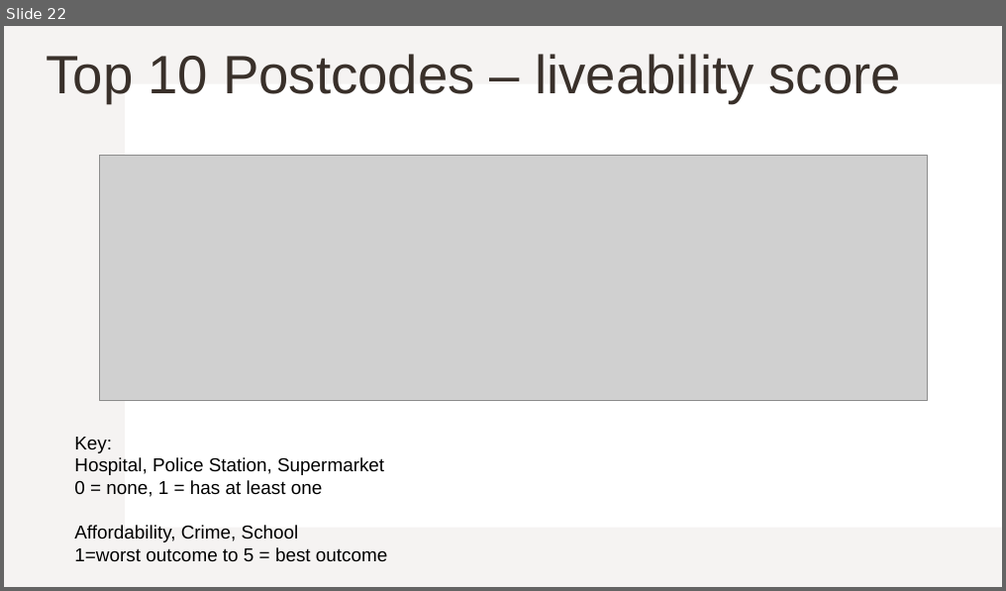
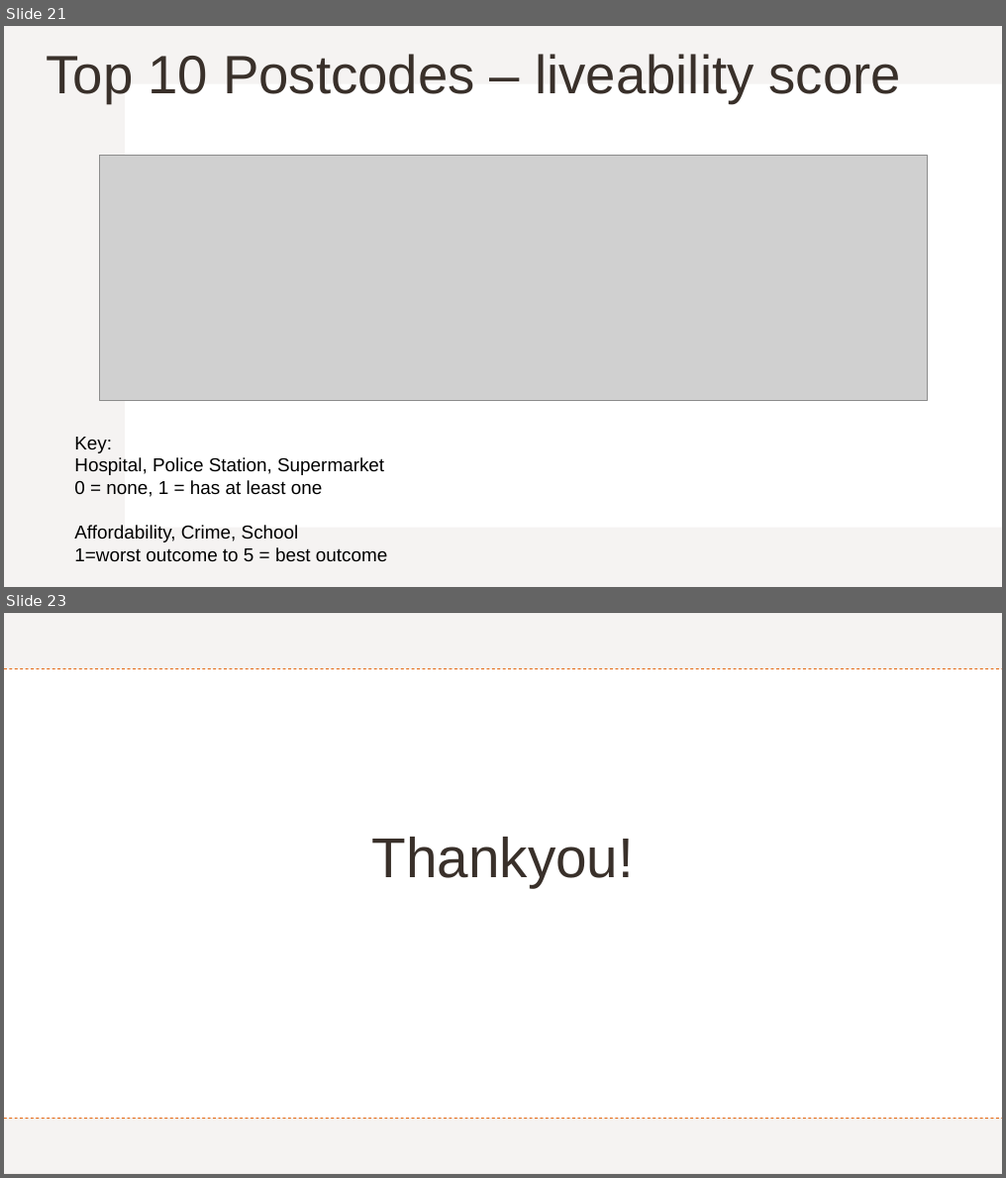
Before and after one commit to Kakhai1/bootcamp_project, a slide deck: Project 1 - Group 6 Slides_KT.pptx. Shown one above the other, each under a label of ours: slide 22 before the commit, slides 21 and 23 after it; the slides between them are not shown. The pictures are 1006x591 and 1006x1178 pixels, drawn with LibreOffice and Linux fonts; fonts in the diff are those of the drawing; grey boxes stand for pictures. Boxes give left, top, right and bottom in pixels: in the first picture for what was removed or moved away, otherwise in the second. Text is boxed around its words. In the diff, an @@ line names an element or a change of style, - is before the commit and + after.

```diff
--- a/Project 1 - Group 6 Slides_KT.pptx
+++ b/Project 1 - Group 6 Slides_KT.pptx
@@ slide 23 added at [4, 613, 1002, 1174], background #FFFFFF; not listed: 2 template elements that a slide beside it also shows @@
@@ rectangle added at [4, 613, 1002, 1173], fill #FFFFFF @@
@@ rectangle added at [4, 613, 1002, 1174], fill #E5DEDB at 35% opacity @@
@@ rectangle added at [4, 669, 1002, 1118], fill #FFFFFF @@
@@ line added from (4, 668) to (1002, 668), #E4650E 0.75 pt dashed @@
@@ title added at [372, 837, 635, 887], 54 pt, text #39302A @@
+Thankyou!
@@ line added from (4, 1118) to (1002, 1118), #E4650E 0.75 pt dashed @@
@@ what was slide 22 is now slide 21 @@
```
Also in this commit, not shown: 10 slides changed, 2 other slides added, 4 slides removed.
